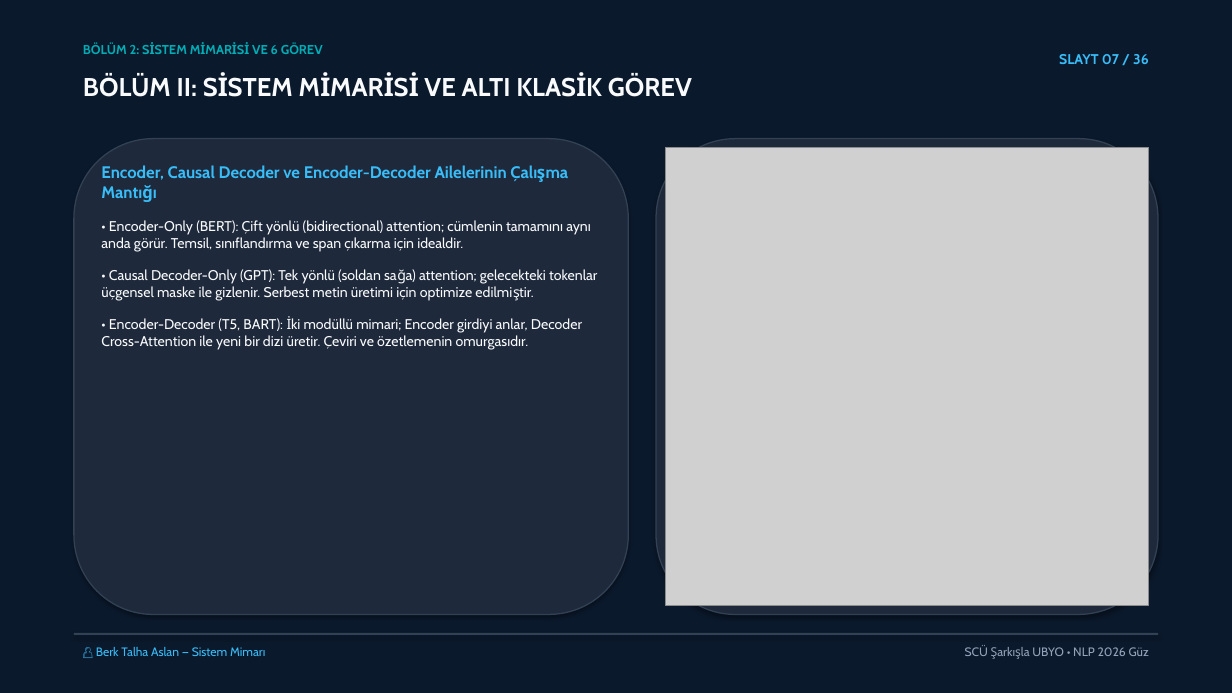
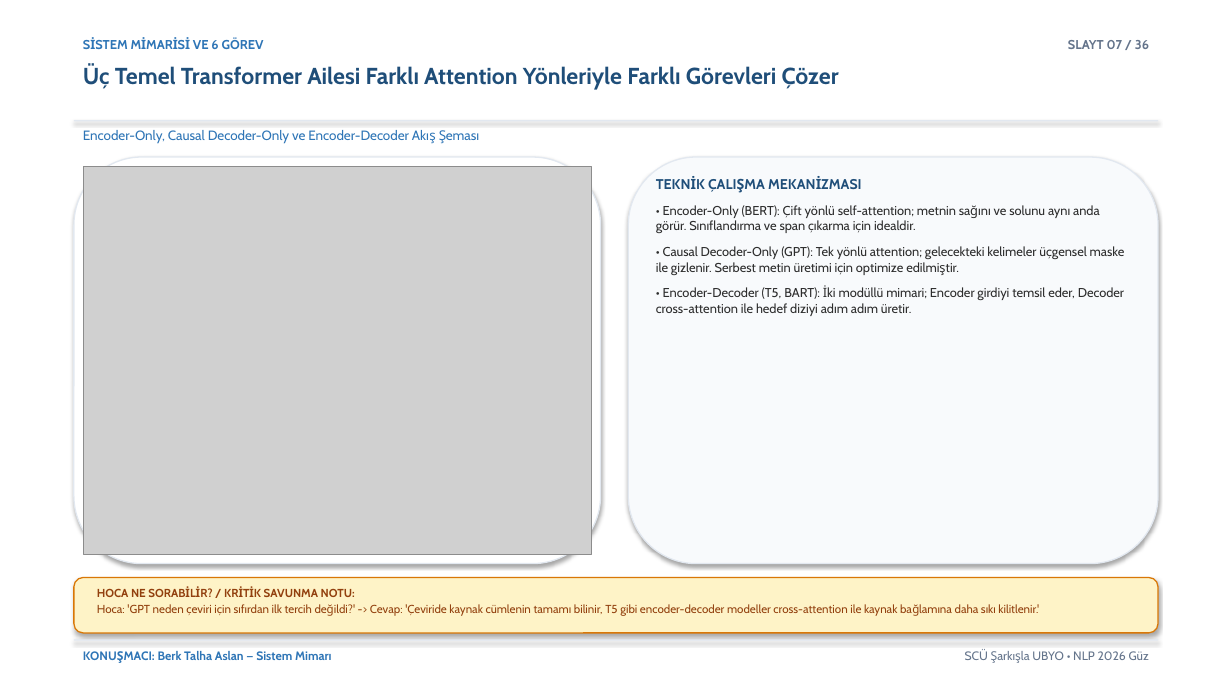
Before and after one commit to mesutpolatgil/NLP_2026, a slide deck: slide 7 of bolum-07-klasik-nlp-gorevleri/07-klasik-nlp-gorevleri/sunum/2026-guz-nlp07.pptx. Drawn at 1232x693 pixels with LibreOffice and Linux fonts; fonts in the diff are those of the drawing; grey boxes stand for pictures. Boxes give left, top, right and bottom in pixels: in the first picture for what was removed or moved away, otherwise in the second. Text is boxed around its words. In the diff, an @@ line names an element or a change of style, - is before the commit and + after.

Commit message:
hafta-07: NLP07 academic-pptx standartlarinda beyaz tema, aksiyon basliklari ve hoca savunma notlari ile guncellendi

```diff
--- a/bolum-07-klasik-nlp-gorevleri/07-klasik-nlp-gorevleri/sunum/2026-guz-nlp07.pptx
+++ b/bolum-07-klasik-nlp-gorevleri/07-klasik-nlp-gorevleri/sunum/2026-guz-nlp07.pptx
@@ rectangle at (0,0,1232,693): fill #0B192C to #FFFFFF @@
@@ text at (95,38,264,49): text changed; text colour #00ADB5 to #2E75B6 @@
-BÖLÜM 2: SİSTEM MİMARİSİ VE 6 GÖREV
+SİSTEM MİMARİSİ VE 6 GÖREV
@@ text "SLAYT 07 / 36": place and size @@
-text "SLAYT 07 / 36" at (1059,54,1149,64)
+text "SLAYT 07 / 36" at (1068,40,1149,49)
@@ text "SLAYT 07 / 36" at (1068,40,1149,49): size 11 to 10 pt, text colour #38BDF8 to #64748B @@
@@ text removed at (83,75,692,97) @@
-BÖLÜM II: SİSTEM MİMARİSİ VE ALTI KLASİK GÖREV
@@ text added at (83,65,839,90), 18 pt, text #1F4E79, bold @@
+Üç Temel Transformer Ailesi Farklı Attention Yönleriyle Farklı Görevleri Çözer
@@ rounded rectangle removed at (74,139,628,615) @@
@@ rectangle added at (74,120,1158,121), fill #E2E8F0 @@
@@ text added at (83,130,409,144), 10.5 pt, text #2E75B6 @@
+Encoder-Only, Causal Decoder-Only ve Encoder-Decoder Akış Şeması
@@ rounded rectangle: place and size @@
-rounded rectangle at (656,139,1158,615)
+rounded rectangle at (74,157,601,564)
@@ rounded rectangle at (74,157,601,564): fill #1E293B to #FFFFFF; outline #334155 1 pt to #E2E8F0 1 pt @@
@@ picture: place and size @@
-picture at (665,148,1149,605)
+picture at (83,166,592,555)
@@ rounded rectangle added at (628,157,1158,564), fill #F8FAFC, outline #E2E8F0 1 pt @@
@@ text at (656,179,1125,316): text changed; size 11 to 10 pt; text colour #F8FAFC to #2D2D2D @@
-Encoder, Causal Decoder ve Encoder-Decoder Ailelerinin Çalışma Mantığı
-• Encoder-Only (BERT): Çift yönlü (bidirectional) attention; cümlenin tamamını aynı anda görür. Temsil, sınıflandırma ve span çıkarma için idealdir.
-• Causal Decoder-Only (GPT): Tek yönlü (soldan sağa) attention; gelecekteki tokenlar üçgensel maske ile gizlenir. Serbest metin üretimi için optimize edilmiştir.
-• Encoder-Decoder (T5, BART): İki modüllü mimari; Encoder girdiyi anlar, Decoder Cross-Attention ile yeni bir dizi üretir. Çeviri ve özetlemenin omurgasıdır.
+TEKNİK ÇALIŞMA MEKANİZMASI
+• Encoder-Only (BERT): Çift yönlü self-attention; metnin sağını ve solunu aynı anda görür. Sınıflandırma ve span çıkarma için idealdir.
+• Causal Decoder-Only (GPT): Tek yönlü attention; gelecekteki kelimeler üçgensel maske ile gizlenir. Serbest metin üretimi için optimize edilmiştir.
+• Encoder-Decoder (T5, BART): İki modüllü mimari; Encoder girdiyi temsil eder, Decoder cross-attention ile hedef diziyi adım adım üretir.
@@ rounded rectangle added at (74,578,1158,633), fill #FEF3C7, outline #D97706 1 pt @@
@@ text added at (97,588,1039,616), 9 pt, text #92400E @@
+HOCA NE SORABİLİR? / KRİTİK SAVUNMA NOTU:
+Hoca: 'GPT neden çeviri için sıfırdan ilk tercih değildi?' -> Cevap: 'Çeviride kaynak cümlenin tamamı bilinir, T5 gibi encoder-decoder modeller cross-attention ile kaynak bağlamına daha sıkı kilitlenir.'
@@ rectangle: place and size @@
-rectangle at (74,633,1158,635)
+rectangle at (74,640,1158,640)
@@ rectangle at (74,640,1158,640): fill #334155 to #E2E8F0 @@
@@ text at (158,651,332,660): text changed; text colour #38BDF8 to #2E75B6; bold on @@
-👤 Berk Talha Aslan — Sistem Mimarı
+KONUŞMACI: Berk Talha Aslan — Sistem Mimarı
@@ text "SCÜ Şarkışla UBYO • NLP ..." at (965,651,1149,660): text colour #94A3B8 to #64748B @@
```
Also in this commit, not shown: 34 other slides changed, 1 slide added, 1 slide removed, 1 other file.
